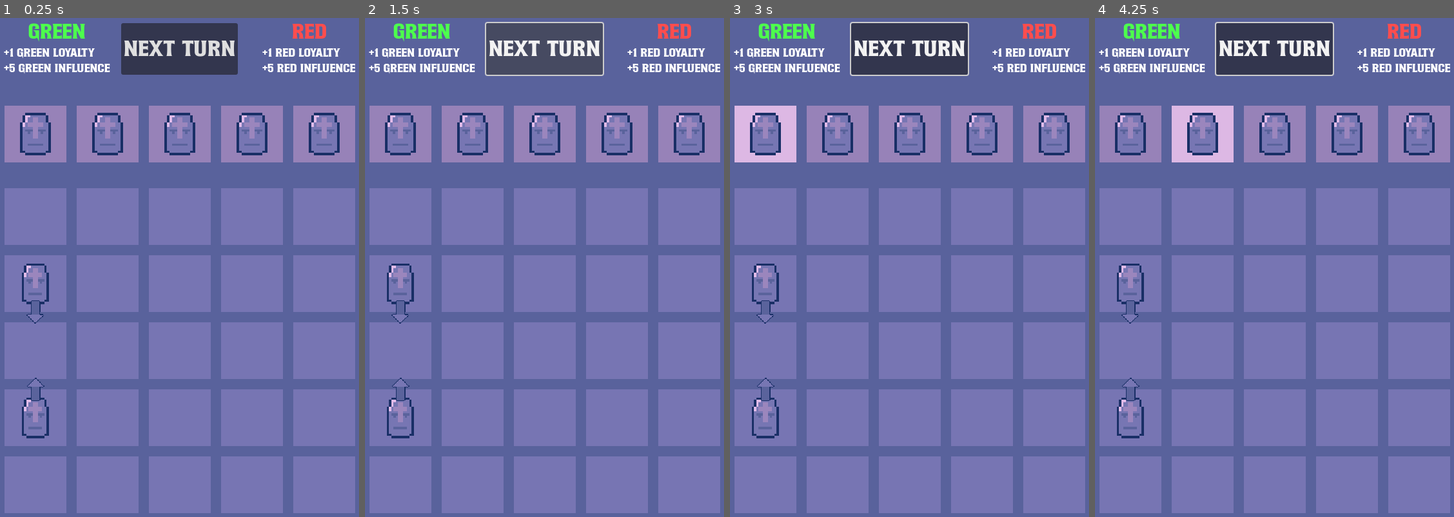
Above: before the commit, frames 1-4 (left to right).
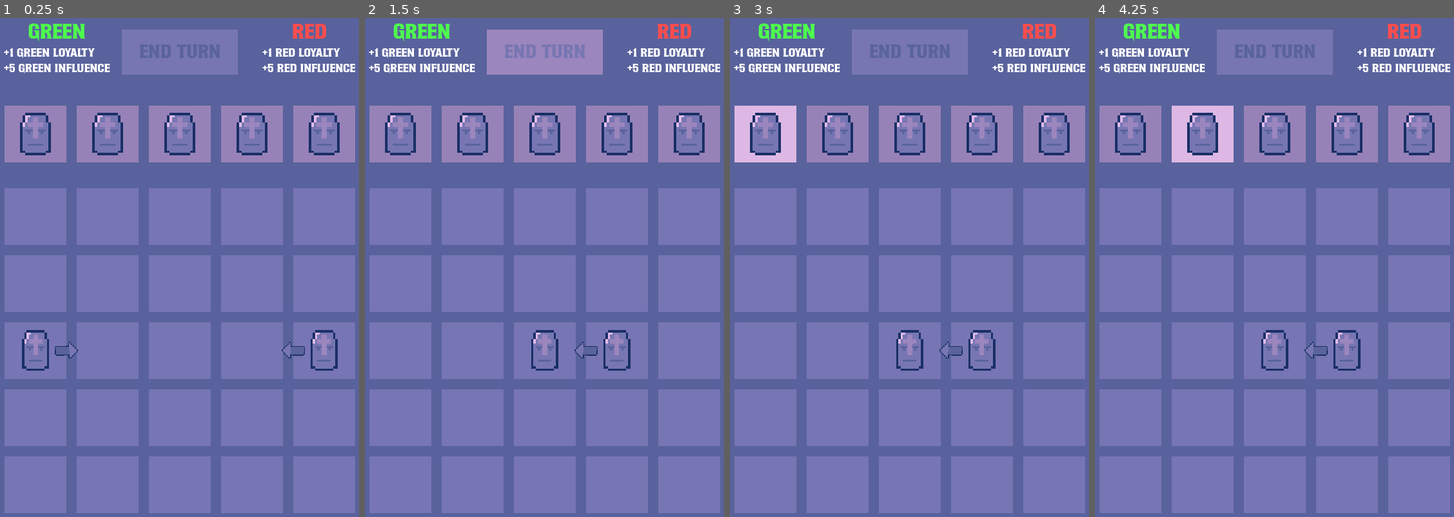
Above: after the commit, the same moments.

Repository: frostblooded/influencer
Game: Godot game, scene res://scenes/game.tscn
Same seed, same stepped clock (60 frames per second), same inputs: the game is played once before the commit and once after it.
Inputs (mouse positions are in pixels of both pictures, inside the frame that each line leads up to):
- Up to frame 1 (0.25 s): no input
- Up to frame 2 (1.5 s): click "Next turn" (after the commit: "End turn") at 0.5 s; click "Next turn" (after the commit: "End turn") at 1.25 s
- Up to frame 3 (3 s): click "Next turn" (after the commit: "End turn") at 2 s; tap Enter at 2.75 s; move the mouse to (765, 132) at 2.77 s
- Up to frame 4 (4.25 s): tap Space at 3.5 s; move the mouse to (1202, 132) at 3.52 s

The runs differ from the first frame. In frame 1, 4.9% of the frame differs, in the area x 6-95%, y 1-85%; in frame 2, 5.0%; in frame 3, 5.0%, in the area x 6-74%, y 0-85%; in frame 4, 5.0%.

Commit message:
Make units actually perform their moves when it is their turn

Diff:
--- a/scenes/game.tscn
+++ b/scenes/game.tscn
@@ -1,5 +1,6 @@
-[gd_scene load_steps=11 format=3 uid="uid://cvvvodfer4c1a"]
+[gd_scene load_steps=12 format=3 uid="uid://cvvvodfer4c1a"]
 
+[ext_resource type="Script" path="res://scripts/end_turn_button.gd" id="1_ht7q4"]
 [ext_resource type="PackedScene" uid="uid://vjq83572qbuv" path="res://scenes/grid_cell.tscn" id="1_jw3tg"]
 [ext_resource type="Script" path="res://scripts/grid.gd" id="2_g36i2"]
 [ext_resource type="PackedScene" uid="uid://30mydrptkp5p" path="res://scenes/element_cell.tscn" id="3_au48s"]
@@ -16,14 +17,14 @@
 
 [sub_resource type="Resource" id="Resource_b7lf8"]
 script = ExtResource("4_xwmaw")
-x = 0
-y = 1
+grid_coordinates = Vector2(0, 2)
+faction = 1
 unit_scene = ExtResource("5_05h2y")
 
 [sub_resource type="Resource" id="Resource_wu7mj"]
 script = ExtResource("4_xwmaw")
-x = 0
-y = 3
+grid_coordinates = Vector2(4, 2)
+faction = 2
 unit_scene = ExtResource("5_05h2y")
 
 [node name="Game" type="Node2D"]
@@ -91,12 +92,14 @@
 +5 red influence"
 
 [node name="EndTurnButton" type="Button" parent="CanvasLayer/Control/MarginContainer"]
-custom_minimum_size = Vector2(0, 80)
+custom_minimum_size = Vector2(180, 70)
 layout_mode = 2
 size_flags_horizontal = 4
 size_flags_vertical = 8
-theme_override_font_sizes/font_size = 30
-text = "Next turn"
+focus_mode = 0
+theme_override_font_sizes/font_size = 25
+text = "End turn"
+script = ExtResource("1_ht7q4")
 
 [node name="ElementCell" parent="." instance=ExtResource("3_au48s")]
 position = Vector2(64, 192)
--- a/scenes/unit.tscn
+++ b/scenes/unit.tscn
@@ -6,6 +6,7 @@
 
 [node name="Unit" type="Node2D" groups=["units"]]
 script = ExtResource("1_evil8")
+faction = null
 move_action_texture = ExtResource("2_41fv4")
 
 [node name="Sprite2D" type="Sprite2D" parent="."]
--- a/scripts/autoloads/event_bus.gd
+++ b/scripts/autoloads/event_bus.gd
@@ -1,3 +1,3 @@
 extends Node
 
-signal on_update_unit_moves
+signal on_end_turn_button_pressed
--- a/scripts/autoloads/helpers.gd
+++ b/scripts/autoloads/helpers.gd
@@ -3,3 +3,8 @@
 static func safe_connect(sig: Signal, callable: Callable) -> void:
     var result: int = sig.connect(callable)
     assert(result == OK)
+
+# We don't really need this "safe" disconnect because disconnect is already safe
+# but I wanted to have a counterpart to safe_connect().
+static func safe_disconnect(sig: Signal, callable: Callable) -> void:
+    sig.disconnect(callable)
--- a/scripts/cell.gd
+++ b/scripts/cell.gd
@@ -11,6 +11,10 @@
 class Neighbor:
 	var cell: Cell
 	var direction: Enums.Direction = Enums.Direction.None
+
+	func _init(new_cell: Cell, new_direction: Enums.Direction) -> void:
+		cell = new_cell
+		direction = new_direction
 
 var neighbors: Array[Neighbor]
 
@@ -40,6 +44,12 @@
 	placeable_object.cell = self
 	_container.add_child(placeable_object)
 
+func empty_container() -> void:
+	assert(_container.get_child_count() == 1)
+	var placeable_object: PlaceableObject = _container.get_child(0)
+	placeable_object.cell = null
+	_container.remove_child(placeable_object)
+
 func peek_container() -> PlaceableObject:
 	assert(_container.get_child_count() <= 1)
 
@@ -47,6 +57,13 @@
 		return _container.get_child(0)
 	else:
 		return null
+
+func get_neighbor_cell_from_direction(direction: Enums.Direction) -> Cell:
+	for neighbor: Neighbor in neighbors:
+		if neighbor.direction == direction:
+			return neighbor.cell
+
+	return null
 
 func show_debug() -> void:
 	debug_sprite_2d.show()
--- /dev/null
+++ b/scripts/end_turn_button.gd
@@ -0,0 +1,7 @@
+extends Button
+
+func _enter_tree() -> void:
+    Helpers.safe_connect(pressed, end_turn_button_pressed)
+
+func end_turn_button_pressed() -> void:
+    EventBus.on_end_turn_button_pressed.emit()
--- a/scripts/enums.gd
+++ b/scripts/enums.gd
@@ -7,3 +7,9 @@
     Bottom,
     Left
 }
+
+enum Faction {
+    None,
+    Green,
+    Red
+}
--- a/scripts/grid.gd
+++ b/scripts/grid.gd
@@ -29,27 +29,13 @@
 
 			var top_neighbor: Cell = _cells_cache[row_idx - 1][col_idx]
 			if top_neighbor:
-				var top_cell_neighbor: Cell.Neighbor = Cell.Neighbor.new()
-				top_cell_neighbor.cell = top_neighbor
-				top_cell_neighbor.direction = Enums.Direction.Top
-				cell_instance.neighbors.push_back(top_cell_neighbor)
-
-				var tops_bottom_neighbor: Cell.Neighbor = Cell.Neighbor.new()
-				tops_bottom_neighbor.cell = cell_instance
-				tops_bottom_neighbor.direction = Enums.Direction.Bottom
-				top_neighbor.neighbors.push_back(tops_bottom_neighbor)
+				cell_instance.neighbors.push_back(Cell.Neighbor.new(top_neighbor, Enums.Direction.Top))
+				top_neighbor.neighbors.push_back(Cell.Neighbor.new(cell_instance, Enums.Direction.Bottom))
 
 			var left_neighbor: Cell = _cells_cache[row_idx][col_idx - 1]
 			if left_neighbor:
-				var left_cell_neighbor: Cell.Neighbor = Cell.Neighbor.new()
-				left_cell_neighbor.cell = left_neighbor
-				left_cell_neighbor.direction = Enums.Direction.Left
-				cell_instance.neighbors.push_back(left_cell_neighbor)
-
-				var left_right_neightbor: Cell.Neighbor = Cell.Neighbor.new()
-				left_right_neightbor.cell = cell_instance
-				left_right_neightbor.direction = Enums.Direction.Right
-				left_neighbor.neighbors.push_back(left_right_neightbor)
+				cell_instance.neighbors.push_back(Cell.Neighbor.new(left_neighbor, Enums.Direction.Left))
+				left_neighbor.neighbors.push_back(Cell.Neighbor.new(cell_instance, Enums.Direction.Right))
 
 			cell_instance.position = Vector2(col_idx * cell_x_diff, row_idx * cell_y_diff)
 			cell_instance.grid = self
@@ -57,8 +43,9 @@
 			add_child(cell_instance)
 
 	for spawner: Spawner in spawners:
-		var cell: Cell = _cells_cache[spawner.y][spawner.x]
+		var cell: Cell = _cells_cache[spawner.grid_coordinates.y][spawner.grid_coordinates.x]
 		assert(cell)
 
-		var unit: Node = spawner.unit_scene.instantiate()
+		var unit: Unit = spawner.unit_scene.instantiate() as Unit
+		unit.faction = spawner.faction
 		cell.add_to_container(unit)
--- a/scripts/grid_cell.gd
+++ b/scripts/grid_cell.gd
@@ -15,6 +15,9 @@
     var action_sprite_2d: Sprite2D = get_action_sprite_2d_for_direction(direction)
     action_sprite_2d.texture = texture
     action_sprite_2d.show()
+
+func reset_action_sprite_2d() -> void:
+    hide_all_action_sprite_2ds()
 
 func hide_all_action_sprite_2ds() -> void:
     _top_action_sprite_2d.hide()
--- a/scripts/level_manager.gd
+++ b/scripts/level_manager.gd
@@ -1,12 +1,13 @@
 class_name LevelManager
 extends StateMachine
 
-var turn: int = 0
-
 func _enter_tree() -> void:
-    Helpers.safe_connect(EventBus.on_update_unit_moves, update_unit_moves)
+    Helpers.safe_connect(EventBus.on_end_turn_button_pressed, on_end_turn_button_pressed)
 
 func update_unit_moves() -> void:
     for unit_node: Node in get_tree().get_nodes_in_group("units"):
         var unit: Unit = unit_node as Unit
         unit.update_actions()
+
+func on_end_turn_button_pressed() -> void:
+    print("End turn")
--- a/scripts/spawner.gd
+++ b/scripts/spawner.gd
@@ -1,6 +1,6 @@
 class_name Spawner
 extends Resource
 
-@export var x: int = 0
-@export var y: int = 0
+@export var grid_coordinates: Vector2
+@export var faction: Enums.Faction = Enums.Faction.None
 @export var unit_scene: PackedScene
--- a/scripts/state_machine/green_turn_state.gd
+++ b/scripts/state_machine/green_turn_state.gd
@@ -1,2 +1,18 @@
 class_name GreenTurnState
 extends State
+
+func enter(_parent: Node) -> void:
+    print("Enter green state")
+
+func state_process(_delta: float, _parent: Node) -> void:
+    for unit_node: Node in get_tree().get_nodes_in_group("units"):
+        var unit: Unit = unit_node as Unit
+
+        if unit.faction == Enums.Faction.Green:
+            unit.update_actions()
+            unit.perform_action()
+
+    transitioned.emit(self, "RedTurnState")
+
+func exit(_parent: Node) -> void:
+    print("Exit green state")
--- a/scripts/state_machine/player_turn_state.gd
+++ b/scripts/state_machine/player_turn_state.gd
@@ -2,4 +2,16 @@
 extends State
 
 func enter(_parent: Node) -> void:
-    EventBus.on_update_unit_moves.emit()
+    print("Start player turn")
+    Helpers.safe_connect(EventBus.on_end_turn_button_pressed, on_end_turn_button_pressed)
+
+    for unit_node: Node in get_tree().get_nodes_in_group("units"):
+        var unit: Unit = unit_node as Unit
+        unit.update_actions()
+
+func exit(_parent: Node) -> void:
+    Helpers.safe_disconnect(EventBus.on_end_turn_button_pressed, on_end_turn_button_pressed)
+    print("End player turn")
+
+func on_end_turn_button_pressed() -> void:
+    transitioned.emit(self, "GreenTurnState")
--- a/scripts/state_machine/red_turn_state.gd
+++ b/scripts/state_machine/red_turn_state.gd
@@ -1,2 +1,18 @@
 class_name RedTurnState
 extends State
+
+func enter(_parent: Node) -> void:
+    print("Enter red state")
+
+func state_process(_delta: float, _parent: Node) -> void:
+    for unit_node: Node in get_tree().get_nodes_in_group("units"):
+        var unit: Unit = unit_node as Unit
+
+        if unit.faction == Enums.Faction.Red:
+            unit.update_actions()
+            unit.perform_action()
+
+    transitioned.emit(self, "PlayerTurnState")
+
+func exit(_parent: Node) -> void:
+    print("Exit red state")
--- a/scripts/unit.gd
+++ b/scripts/unit.gd
@@ -2,6 +2,8 @@
 extends PlaceableObject
 
 @export var move_action_texture: Texture2D
+
+var faction: Enums.Faction = Enums.Faction.None
 
 enum Action {
     None,
@@ -23,31 +25,29 @@
         direction = new_direction
 
 var planned_action: Action = Action.None
-var planned_move_target: Cell
 var planned_action_direction: Enums.Direction = Enums.Direction.None
 
 var _grid_enemies_cache: Array[GridEnemy] = []
 
 func update_actions() -> void:
     planned_action = Action.None
-    planned_move_target = null
     planned_action_direction = Enums.Direction.None
 
     update_grid_enemies()
 
-    if can_move_towards_enemy():
-        move_towards_enemy()
+    if can_plan_move_towards_enemy():
+        plan_move_towards_enemy()
 
-    cell.set_action_sprite_2d(move_action_texture, planned_action_direction)
+    if planned_action != Action.None:
+        cell.set_action_sprite_2d(move_action_texture, planned_action_direction)
 
     print("Updated planned action for ", self, " is ", Action.find_key(planned_action))
-    print("Updated planned move target for ", self, " is ", planned_move_target)
     print("Updated planned action direction for ", self, " is ", Enums.Direction.find_key(planned_action_direction))
 
-func can_move_towards_enemy() -> bool:
+func can_plan_move_towards_enemy() -> bool:
     return !_grid_enemies_cache.is_empty()
 
-func move_towards_enemy() -> void:
+func plan_move_towards_enemy() -> void:
     var closest_grid_enemy: GridEnemy
 
     for grid_enemy: GridEnemy in _grid_enemies_cache:
@@ -56,7 +56,6 @@
 
     if closest_grid_enemy and closest_grid_enemy.distance > 1:
         planned_action = Action.Move
-        planned_move_target = closest_grid_enemy.path[0]
         planned_action_direction = closest_grid_enemy.direction
 
 class PathSearchStatus:
@@ -101,3 +100,20 @@
                 direction = neighbor.direction
 
             queue.push_back(PathSearchStatus.new(neighbor.cell, path, direction))
+
+func perform_action() -> void:
+    match planned_action:
+        Action.Move:
+            perform_move()
+        _:
+            push_error("Unit can't perform unknown action ", planned_action)
+
+func perform_move() -> void:
+    var move_goal_cell: Cell = cell.get_neighbor_cell_from_direction(planned_action_direction)
+
+    if move_goal_cell.peek_container() != null:
+        return
+
+    cell.reset_action_sprite_2d()
+    cell.empty_container()
+    move_goal_cell.add_to_container(self)
--- a/theme.tres
+++ b/theme.tres
@@ -1,3 +1,18 @@
-[gd_resource type="Theme" format=3 uid="uid://cdyitqglrhugt"]
+[gd_resource type="Theme" load_steps=4 format=3 uid="uid://cdyitqglrhugt"]
+
+[sub_resource type="StyleBoxFlat" id="StyleBoxFlat_jxs5u"]
+bg_color = Color(0.607843, 0.52549, 0.741176, 1)
+
+[sub_resource type="StyleBoxFlat" id="StyleBoxFlat_ihfc1"]
+bg_color = Color(0.466667, 0.462745, 0.701961, 1)
+
+[sub_resource type="StyleBoxFlat" id="StyleBoxFlat_nxcm8"]
+bg_color = Color(0.0980392, 0.184314, 0.4, 1)
 
 [resource]
+Button/colors/font_color = Color(0.352941, 0.388235, 0.611765, 1)
+Button/colors/font_hover_color = Color(0.466667, 0.462745, 0.698039, 1)
+Button/colors/font_pressed_color = Color(0.466667, 0.462745, 0.698039, 1)
+Button/styles/hover = SubResource("StyleBoxFlat_jxs5u")
+Button/styles/normal = SubResource("StyleBoxFlat_ihfc1")
+Button/styles/pressed = SubResource("StyleBoxFlat_nxcm8")
